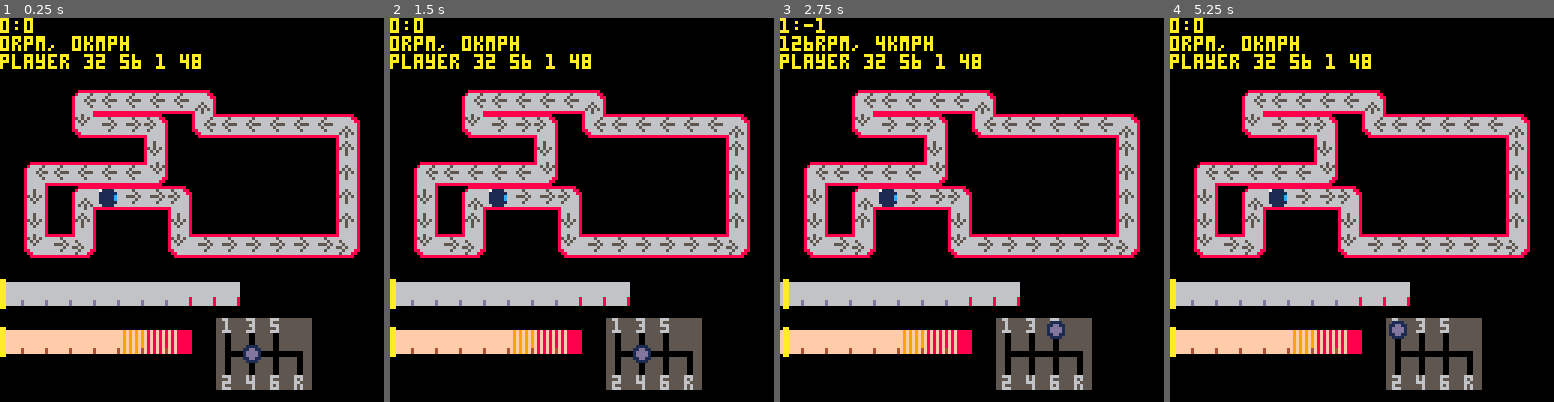
Above: before the commit, frames 1-4 (left to right).
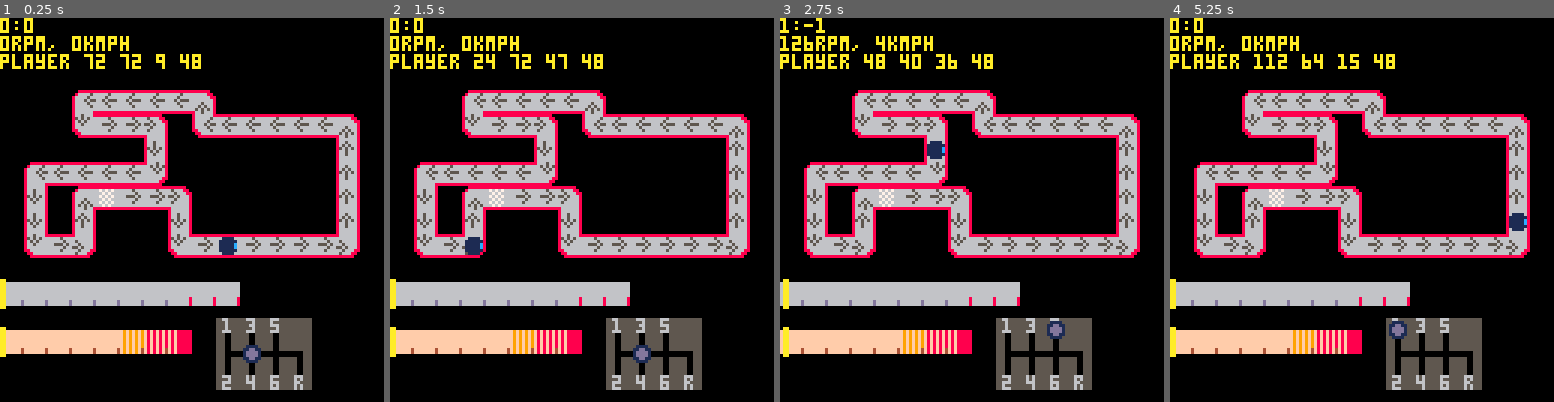
Above: after the commit, the same moments.

Repository: VedVid/PICOdrag
Game: PICO-8 cartridge picodrag.p8
The game is run twice, just before and just after one commit, with the same random seed, the same clock (stepped at 60 frames per second) and the same inputs.
Inputs:
- Up to frame 1 (0.25 s): no input
- Up to frame 2 (1.5 s): no input
- Up to frame 3 (2.75 s): hold Right 1.6-2.1 s; hold Up 2.15-2.42 s; hold Right from 2.47 s (still down)
- Up to frame 4 (5.25 s): release Right at 3.03 s; hold Left 3.08-3.58 s; hold Down 3.63-3.97 s; hold Right 4.02-4.68 s; hold Up 4.73-5.03 s; hold Left from 5.08 s (still down)

The runs differ from the first frame. In frame 1, 0.5% of the frame differs, in the area x 21-62%, y 9-62%; in frame 2, 0.8%; in frame 3, 0.7%; in frame 4, 1.0%, in the area x 22-93%, y 9-56%.

Commit message:
Player will follow track route

Diff:
--- a/picodrag.p8
+++ b/picodrag.p8
@@ -383,6 +383,17 @@
 end
 
 function player_update(player, car, track)
+ local ccell = player.cell
+ local ncell = track.cells[player.cell]
+ if not ncell then
+  player.cell = 1
+  ncell = track.cells[player.cell]
+ end
+ player.x =
+  track.x + (ncell[1] * 8)
+ player.y =
+  track.y + (ncell[2] * 8)
+ player.cell += 1
 end
 
 function make_car()
